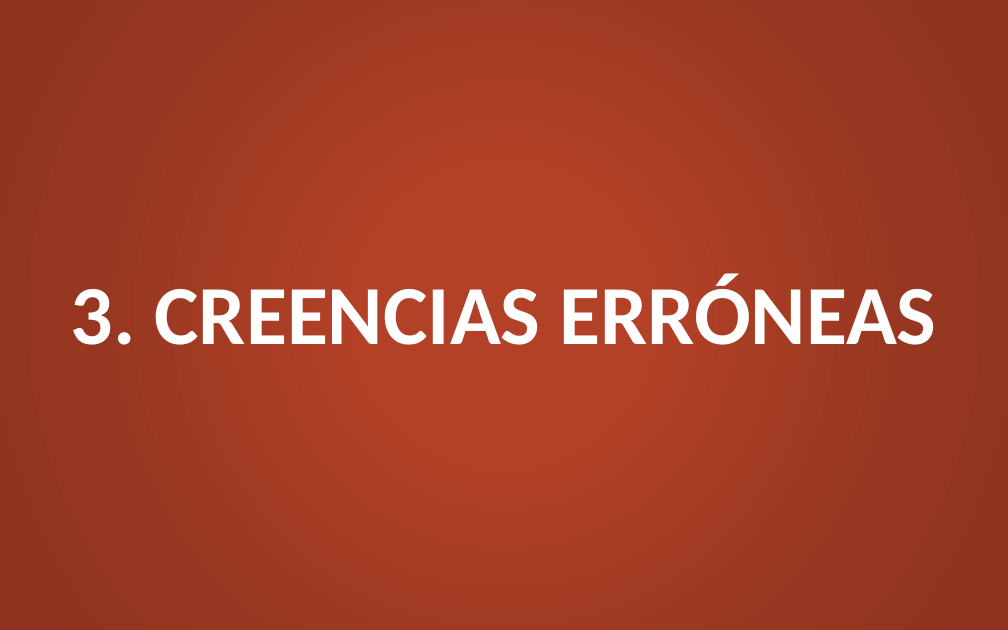
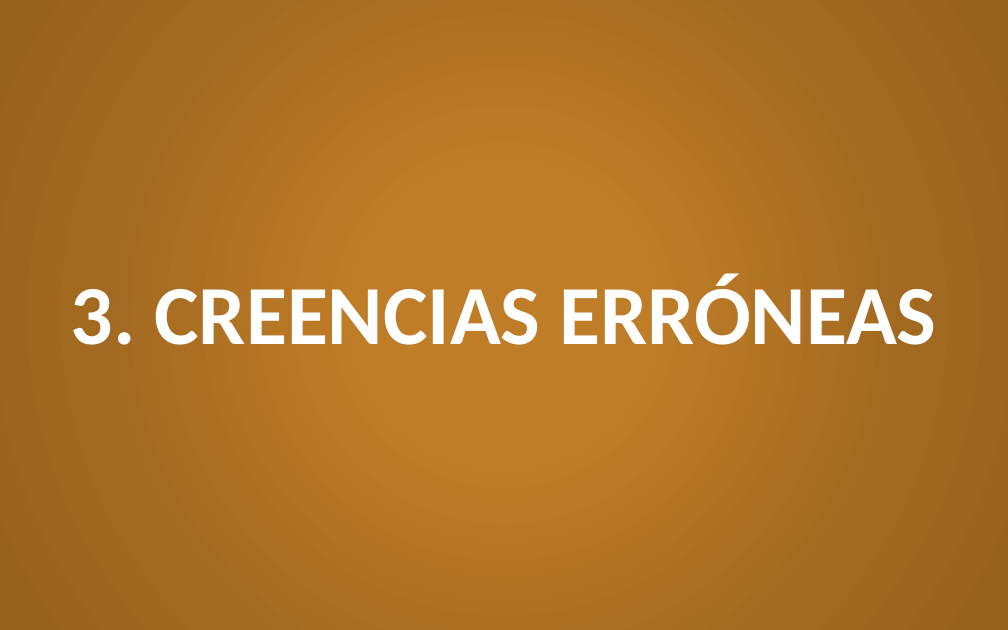
Before and after one commit to CreyTuning/documents, a slide deck: slide 10 of slideshow/Teologia Sistematica y Biblica - Myer Pearlman/Clases/4. Dios.pptx. Drawn at 1008x630 pixels with LibreOffice and Linux fonts; fonts in the diff are those of the drawing. Boxes give left, top, right and bottom in pixels: in the first picture for what was removed or moved away, otherwise in the second. Text is boxed around its words. In the diff, an @@ line names an element or a change of style, - is before the commit and + after.

```diff
--- a/slideshow/Teologia Sistematica y Biblica - Myer Pearlman/Clases/4. Dios.pptx
+++ b/slideshow/Teologia Sistematica y Biblica - Myer Pearlman/Clases/4. Dios.pptx
@@ background gradient #B34127 to #973721 to #8D331F to gradient #C07D27 to #A26921 to #97621E @@
```
Also in this commit, not shown: 2 other slides changed, 6 slides added.
